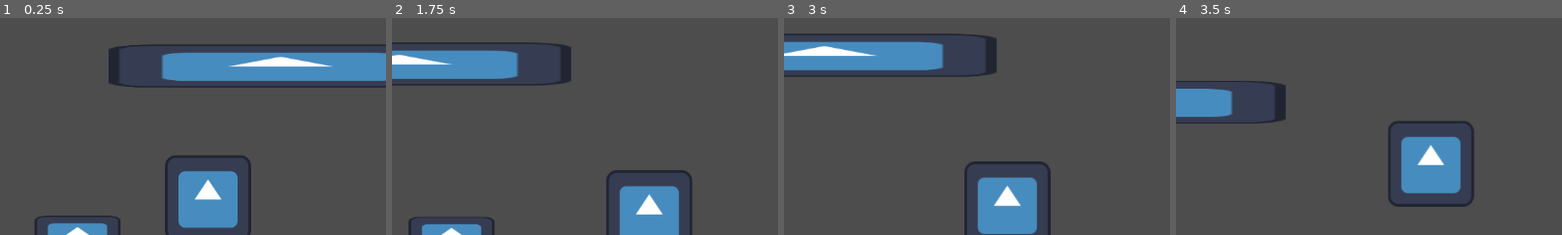
Above: before the commit, frames 1-4 (left to right).
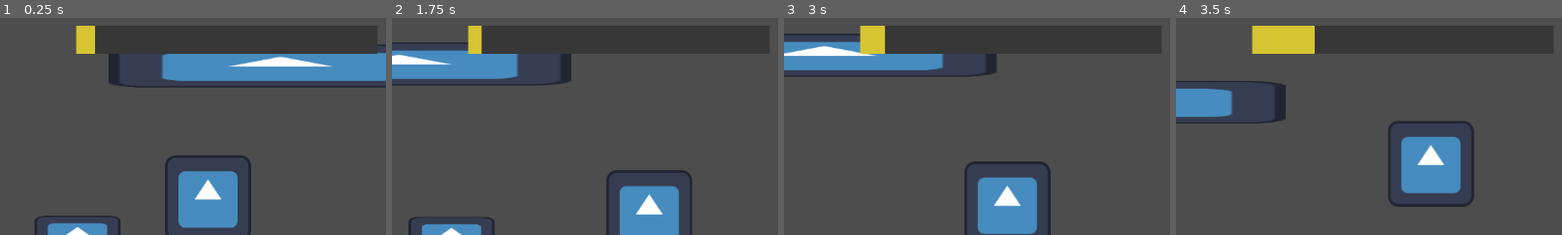
Above: after the commit, the same moments.

Repository: dzfrias/gladiator
Game: Godot game, scene res://scenes/test_scene.tscn
Two runs of this game, one before a commit and one after it. Both use one fixed random seed, a clock stepped at 60 frames per second and the inputs below. The engine's default icon, where the game draws it, is replaced by a stand-in: a white triangle on a blue panel in a dark square.
Inputs (mouse positions are % of the whole screen's width and height, from its top left):
- Up to frame 1 (0.25 s): no input
- Up to frame 2 (1.75 s): move the mouse to (72, 45) at 0.52 s; hold Q (toggle_weapon) 0.53-1.28 s; hold D (right) from 0.53 s (still down); tap Space (jump) at 0.77, 1.07, 1.52 s; move the mouse to (30, 55) at 1.27 s; click (30, 55) at 1.35 s; tap Q (toggle_weapon) at 1.55 s
- Up to frame 3 (3 s): tap Space (jump) at 1.82 s; move the mouse to (60, 28) at 2.02 s; release D (right) at 2.03 s; hold A (left) 2.03-2.78 s; hold E (roll) 2.03-2.78 s; tap Q (toggle_weapon) at 2.3, 2.85 s; move the mouse to (45, 70) at 2.77 s; hold D (right) from 2.78 s (still down)
- Up to frame 4 (3.5 s): keep holding D (right); tap Space (jump) at 3.02, 3.32 s
The pictures show only the part of the screen within x 23-73%, y 12-62%; the shares and areas given below are measured in that part.

The runs differ from the first frame. In frame 1, 3.0% of the frame differs, in the area x 19-98%, y 3-17%; in frame 2, 1.3%; in frame 3, 3.0%, in the area x 19-53%, y 3-17%; in frame 4, 2.1%.

Commit message:
Add lightning weather effect
Also fix constant weapon firing when weapon is de-equipped while holding
down the mouse button.

Diff:
--- a/scenes/test_scene.tscn
+++ b/scenes/test_scene.tscn
@@ -1,6 +1,7 @@
-[gd_scene load_steps=13 format=3 uid="uid://bwfjl353c2wgp"]
+[gd_scene load_steps=16 format=3 uid="uid://bwfjl353c2wgp"]
 
 [ext_resource type="PackedScene" uid="uid://dv7ihnextsw4v" path="res://scenes/player.tscn" id="1_ql7v1"]
+[ext_resource type="Script" path="res://scripts/lightning.gd" id="2_pspid"]
 [ext_resource type="Texture2D" uid="uid://dccns2r7l5dx3" path="res://assets/icon.svg" id="2_xlqv4"]
 [ext_resource type="PackedScene" uid="uid://bydm8vffd6nwt" path="res://scenes/wolf.tscn" id="3_o7uif"]
 [ext_resource type="Script" path="res://scripts/ui/ammo_ui.gd" id="4_sei8v"]
@@ -8,6 +9,7 @@
 [ext_resource type="PackedScene" uid="uid://brhth4kuom7aw" path="res://scenes/vulture.tscn" id="6_4ttbr"]
 [ext_resource type="Script" path="res://scripts/acid_rain.gd" id="7_8dpbw"]
 [ext_resource type="Script" path="res://scripts/acid_rain_indicator.gd" id="7_8o478"]
+[ext_resource type="Script" path="res://scripts/ui/lightning_indicator.gd" id="9_l752i"]
 
 [sub_resource type="RectangleShape2D" id="RectangleShape2D_yvj7l"]
 size = Vector2(128, 126)
@@ -17,6 +19,9 @@
 
 [sub_resource type="StyleBoxFlat" id="StyleBoxFlat_uoitw"]
 bg_color = Color(0.310203, 0.822627, 0.514826, 1)
+
+[sub_resource type="StyleBoxFlat" id="StyleBoxFlat_vrxf2"]
+bg_color = Color(0.838505, 0.770122, 0.196965, 1)
 
 [sub_resource type="RectangleShape2D" id="RectangleShape2D_rvov1"]
 size = Vector2(510, 64)
@@ -32,6 +37,9 @@
 
 [node name="Line2D" type="Line2D" parent="AcidRain"]
 default_color = Color(0.203922, 0.666667, 0.45098, 1)
+
+[node name="Lightning" type="Node2D" parent="."]
+script = ExtResource("2_pspid")
 
 [node name="Player" parent="." instance=ExtResource("1_ql7v1")]
 position = Vector2(8, -61)
@@ -91,6 +99,23 @@
 script = ExtResource("7_8o478")
 acid_rain = NodePath("../../AcidRain")
 
+[node name="LightningIndicator" type="ProgressBar" parent="HUD" node_paths=PackedStringArray("lightning")]
+anchors_preset = -1
+anchor_left = 0.524
+anchor_top = 0.168
+anchor_right = 0.524
+anchor_bottom = 0.168
+offset_left = -223.648
+offset_top = -20.864
+offset_right = 224.352
+offset_bottom = 21.136
+theme_override_font_sizes/font_size = 30
+theme_override_styles/background = SubResource("StyleBoxFlat_eba51")
+theme_override_styles/fill = SubResource("StyleBoxFlat_vrxf2")
+show_percentage = false
+script = ExtResource("9_l752i")
+lightning = NodePath("../../Lightning")
+
 [node name="Vulture" parent="." instance=ExtResource("6_4ttbr")]
 position = Vector2(0, -500)
 
--- /dev/null
+++ b/scripts/lightning.gd
@@ -0,0 +1,17 @@
+class_name Lightning extends Node2D
+
+@export var tolerance_time := 4.0
+@export var damage := 3.0
+
+var current_time := 0.0
+
+func _process(delta: float) -> void:
+	var player: Player = Player.Instance
+	var weapon := player.get_weapon()
+	if weapon:
+		current_time += delta
+		if current_time >= tolerance_time:
+			current_time = 0
+			player.damage(damage)
+	else:
+		current_time = maxf(current_time - delta, 0)
--- a/scripts/player.gd
+++ b/scripts/player.gd
@@ -66,6 +66,7 @@
 		if not _weapon:
 			_weapon = $Weapon
 		else:
+			_weapon.set_firing(false)
 			_weapon = null
 		weapon_changed.emit()
 
--- /dev/null
+++ b/scripts/ui/lightning_indicator.gd
@@ -0,0 +1,10 @@
+class_name LightningIndicator extends ProgressBar
+
+@export var lightning: Lightning
+
+func _ready() -> void:
+	value = 0
+	max_value = lightning.tolerance_time
+
+func _process(_delta: float) -> void:
+	value = lightning.current_time
